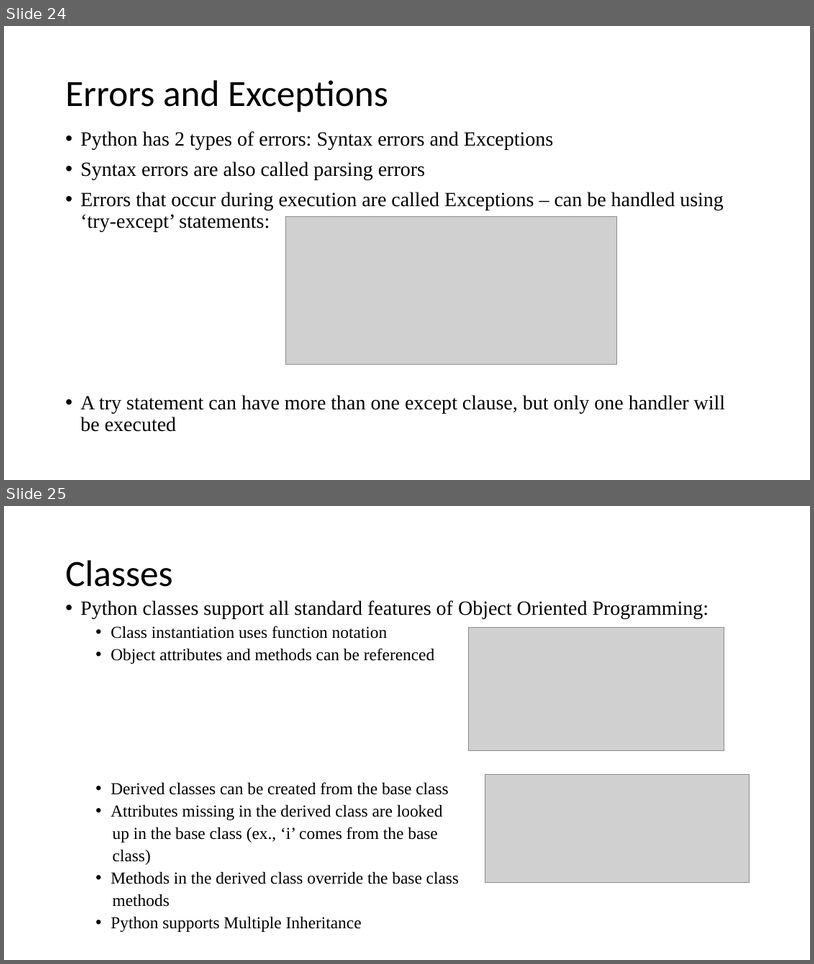
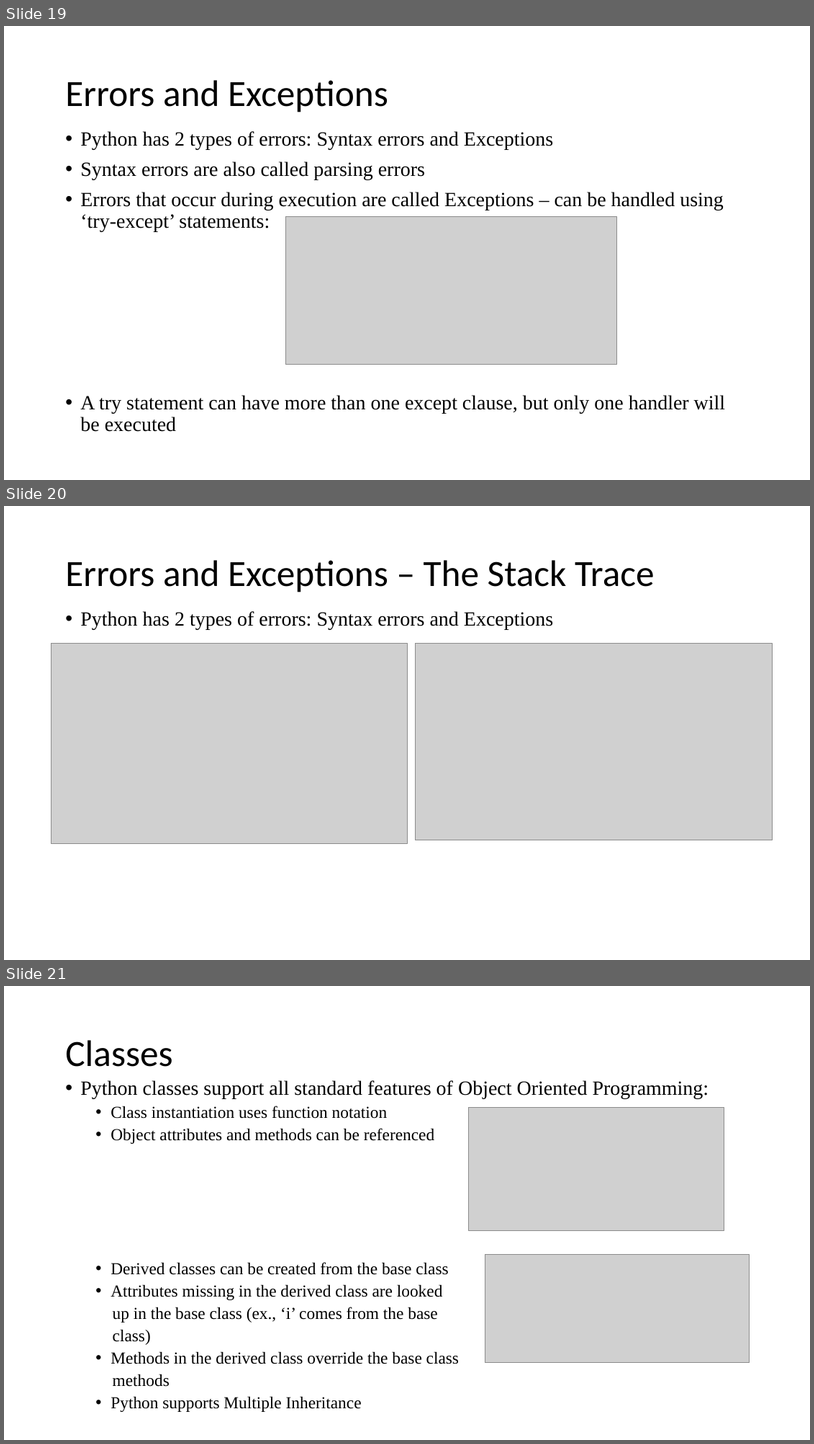
Before and after one commit to ndeshpa/Bootcamp, a slide deck: lecture/Python Programing.pptx. Shown one above the other, each under a label of ours: slides 24 and 25 before the commit, slides 19, 20 and 21 after it. The pictures are 814x964 and 814x1444 pixels, drawn with LibreOffice and Linux fonts; fonts in the diff are those of the drawing; grey boxes stand for pictures. Boxes give left, top, right and bottom in pixels: in the first picture for what was removed or moved away, otherwise in the second. Text is boxed around its words. In the diff, an @@ line names an element or a change of style, - is before the commit and + after.

```diff
--- a/lecture/Python Programing.pptx
+++ b/lecture/Python Programing.pptx
@@ slide 20 added at <box>4,506,810,960</box>, background #FFFFFF @@
@@ title added at <box>65,560,655,592</box>, 44 pt, text #000000 @@
+Errors and Exceptions – The Stack Trace
@@ text added at <box>80,611,553,630</box>, 24 pt, text #000000 @@
+• Python has 2 types of errors: Syntax errors and Exceptions
@@ picture added at <box>52,644,407,843</box> @@
@@ picture added at <box>415,644,772,839</box> @@
@@ what was slide 24 is now slide 19 @@
@@ what was slide 25 is now slide 21 @@
```
Also in this commit, not shown: 13 slides changed, 2 other slides added, 2 other files.
